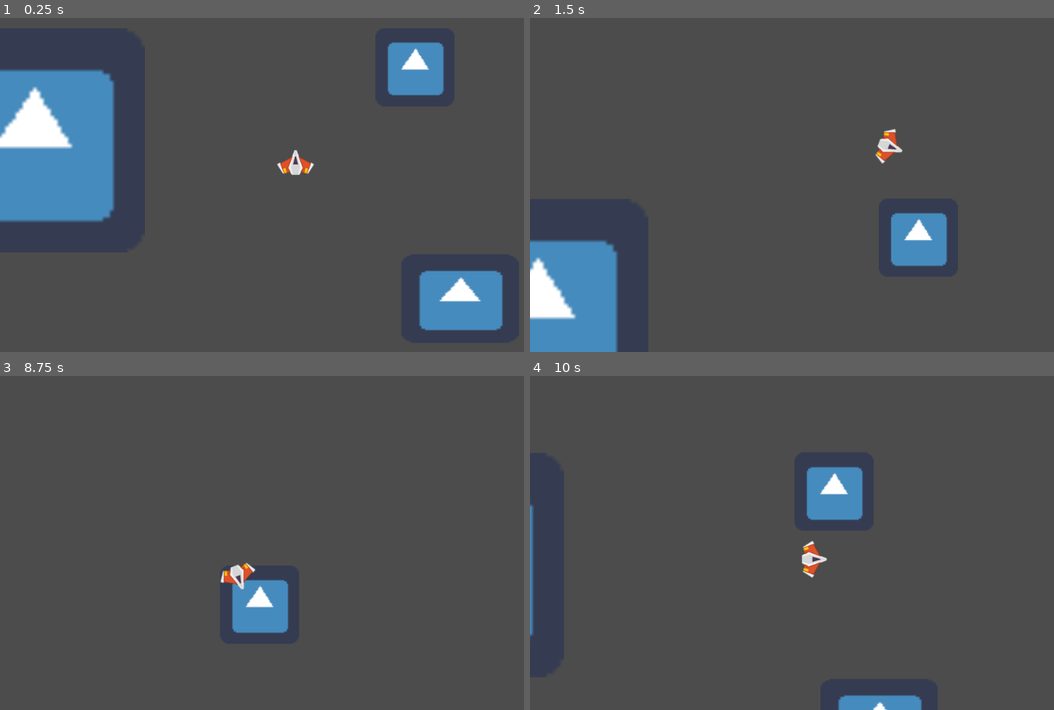
Above: before the commit, frames 1-4 (two rows, left to right).
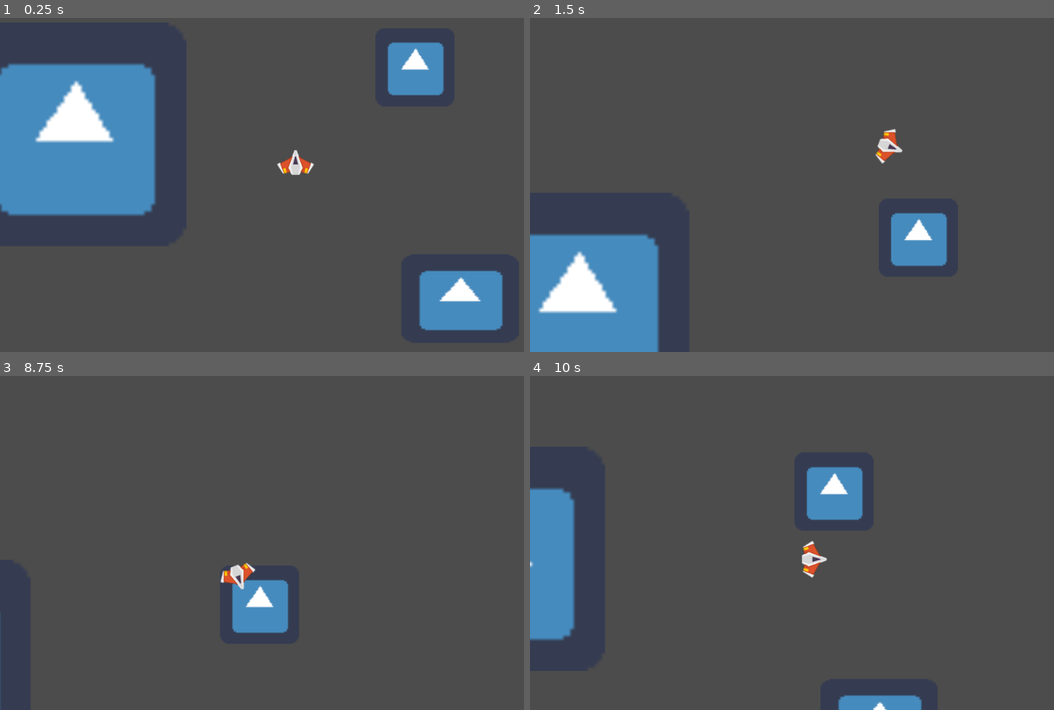
Above: after the commit, the same moments.

Repository: luluu9/Space-Race
Game: Godot game, scene res://game.tscn
Two runs of this game, one before a commit and one after it. Both use one fixed random seed, a clock stepped at 60 frames per second and the inputs below. The engine's default icon, where the game draws it, is replaced by a stand-in: a white triangle on a blue panel in a dark square.
Inputs:
- Up to frame 1 (0.25 s): no input
- Up to frame 2 (1.5 s): hold D (RIGHT) 0.53-1.28 s; hold A (LEFT) from 1.28 s (still down)
- Up to frame 3 (8.75 s): release A (LEFT) at 2.03 s; hold D (RIGHT) 2.03-3.53 s; hold A (LEFT) 3.53-5.78 s; hold D (RIGHT) 5.78-8.03 s; hold A (LEFT) from 8.03 s (still down)
- Up to frame 4 (10 s): release A (LEFT) at 9.53 s; hold D (RIGHT) from 9.53 s (still down)

The runs differ from the first frame. In frame 1, 7.2% of the frame differs, in the area x 0-30%, y 13-62%; in frame 2, 5.4%; in frame 3, less than 0.1%; in frame 4, 3.8%.

Commit message:
Add basic collisions

Diff:
--- a/PlayerBody.gd
+++ b/PlayerBody.gd
@@ -1,27 +1,6 @@
 extends KinematicBody2D
 
-# class member variables go here, for example:
-# var a = 2
-# var b = "textvar"
-
-func _ready():
-	# Called when the node is added to the scene for the first time.
-	# Initialization here
-	pass
-
-#func _physics_process(delta):
-#	var force = Vector2(0, -1)
-#	if Input.is_action_pressed("LEFT") and Input.is_action_just_pressed("RIGHT"):
-#		pass
-#	elif Input.is_action_pressed("LEFT"):
-#		force.x = -1
-#		self.rotation -= deg2rad(1)
-#	elif Input.is_action_pressed("RIGHT"):
-#		force.x = 1
-#		self.rotation += deg2rad(1)
-#	move_and_collide(force.rotated(self.rotation)*200*delta)
-
-const MAX_SPEED = 400
+var MAX_SPEED = 400
 const ROT_SPEED = 3.5
 const FRICTION = -0.65
 var THRUST = 600
@@ -42,4 +21,29 @@
 	acceleration += velocity * FRICTION
 	velocity += acceleration * delta
 	velocity = velocity.clamped(MAX_SPEED)
-	position += velocity * delta
+	#position += velocity * delta
+	var col = move_and_collide(velocity * delta)
+	if col:
+		var reflect = col.remainder.bounce(col.normal)
+		velocity = velocity.bounce(col.normal)*0.1
+		move_and_collide(reflect)
+
+
+func _on_Body_area_entered(area):
+	print("ENTERED")
+	THRUST = 0
+	rotation *= -1
+	velocity *= -1 * 1
+
+
+func _on_Body_area_exited(area):
+	print("EXITED")
+	THRUST = 600
+
+
+func _on_Thrust_zone_exited(area):
+	MAX_SPEED = 400
+
+
+func _on_Thrust_zone_entered(body):
+	MAX_SPEED = 1000
--- a/game.tscn
+++ b/game.tscn
@@ -1,21 +1,47 @@
-[gd_scene load_steps=5 format=2]
+[gd_scene load_steps=7 format=2]
 
 [ext_resource path="res://icon.png" type="Texture" id=1]
 [ext_resource path="res://PlayerBody.gd" type="Script" id=2]
 [ext_resource path="res://ship_icon.png" type="Texture" id=3]
 
+[sub_resource type="RectangleShape2D" id=2]
+
+custom_solver_bias = 0.0
+extents = Vector2( 191.947, 191.834 )
+
 [sub_resource type="RectangleShape2D" id=1]
 
 custom_solver_bias = 0.0
-extents = Vector2( 30, 20 )
+extents = Vector2( 30, 25 )
+
+[sub_resource type="RectangleShape2D" id=3]
+
+custom_solver_bias = 0.0
+extents = Vector2( 24.6613, 17.5917 )
 
 [node name="Node" type="Node" index="0"]
 
-[node name="icon" type="Sprite" parent="." index="0"]
+[node name="StaticBody2D" type="StaticBody2D" parent="." index="0"]
 
-position = Vector2( 193.54, 232.86 )
+position = Vector2( 265.191, 222.221 )
+input_pickable = false
+collision_layer = 1
+collision_mask = 0
+constant_linear_velocity = Vector2( 0, 0 )
+constant_angular_velocity = 0.0
+friction = 1.0
+bounce = 0.0
+_sections_unfolded = [ "Collision" ]
+
+[node name="icon" type="Sprite" parent="StaticBody2D" index="0"]
+
 scale = Vector2( 6.04777, 6.09029 )
 texture = ExtResource( 1 )
+_sections_unfolded = [ "Transform" ]
+
+[node name="CollisionShape2D" type="CollisionShape2D" parent="StaticBody2D" index="1"]
+
+shape = SubResource( 2 )
 
 [node name="icon2" type="Sprite" parent="." index="1"]
 
@@ -39,11 +65,11 @@
 collision_mask = 1
 collision/safe_margin = 0.08
 script = ExtResource( 2 )
-_sections_unfolded = [ "Angular", "Applied Forces" ]
+_sections_unfolded = [ "Angular", "Applied Forces", "Collision", "collision" ]
 
 [node name="CollisionShape2D" type="CollisionShape2D" parent="Player/Body" index="0"]
 
-position = Vector2( 0, -10 )
+position = Vector2( -1, -10 )
 shape = SubResource( 1 )
 _sections_unfolded = [ "Transform" ]
 
@@ -76,3 +102,25 @@
 
 texture = ExtResource( 3 )
 _sections_unfolded = [ "Transform" ]
+
+[node name="Thrust_zone" type="Area2D" parent="Player/Body" index="3"]
+
+input_pickable = true
+gravity_vec = Vector2( 0, 1 )
+gravity = 98.0
+linear_damp = 0.1
+angular_damp = 1.0
+collision_layer = 0
+collision_mask = 2
+audio_bus_override = false
+audio_bus_name = "Master"
+_sections_unfolded = [ "Collision" ]
+
+[node name="CollisionShape2D" type="CollisionShape2D" parent="Player/Body/Thrust_zone" index="0"]
+
+position = Vector2( -0.790588, 25.825 )
+shape = SubResource( 3 )
+
+[connection signal="body_entered" from="Player/Body/Thrust_zone" to="Player/Body" method="_on_Thrust_zone_entered"]
+
+[connection signal="body_exited" from="Player/Body/Thrust_zone" to="Player/Body" method="_on_Thrust_zone_exited"]
